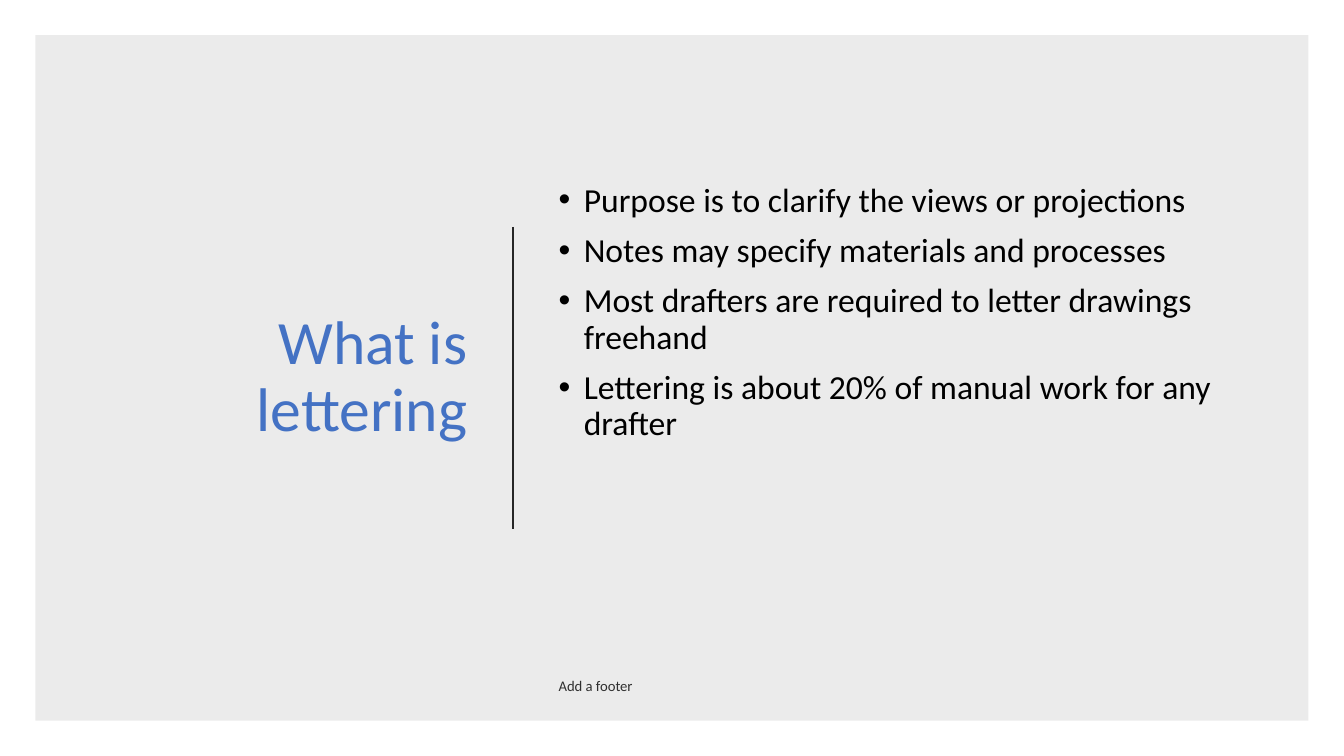
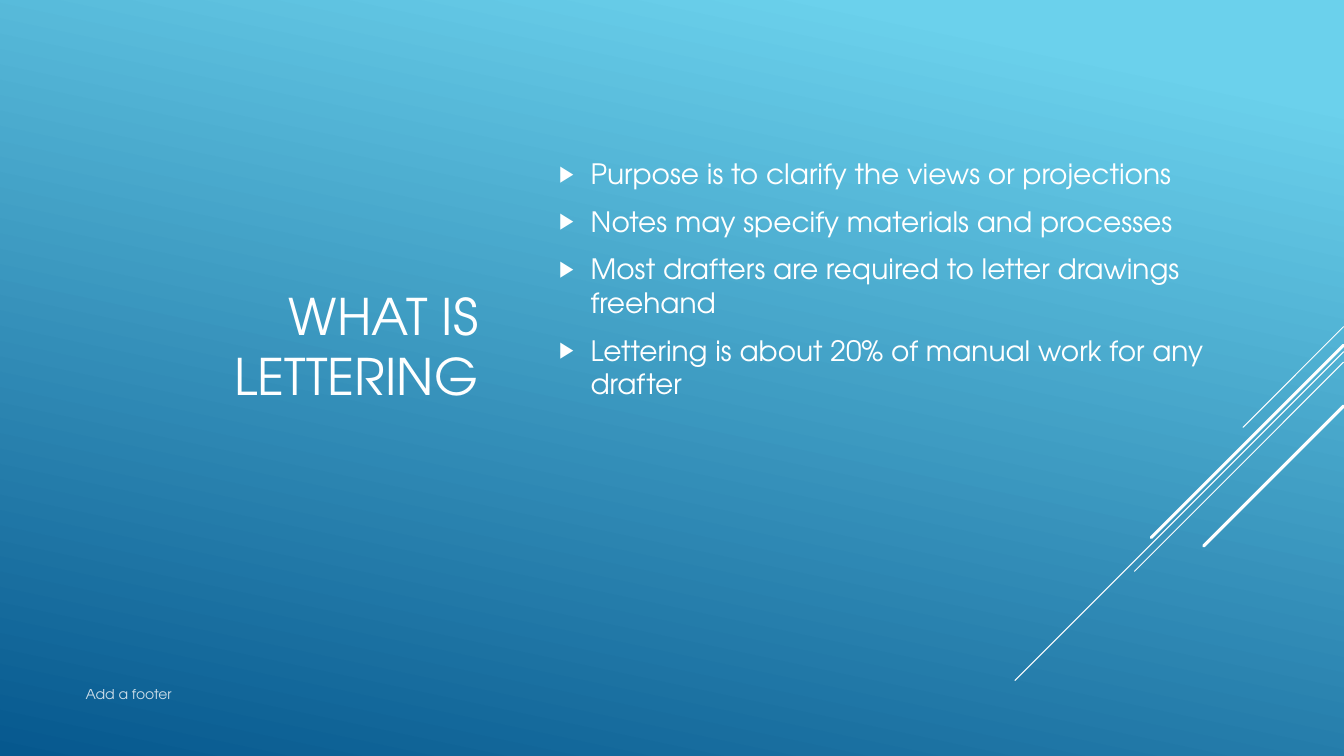
Before and after one commit to nickvertucci/Technology-Education-Curriculum, a slide deck: slide 4 of High School/Design and Drawing for Production/Unit 3 - Introduction to Lettering/Section 1 - What is Lettering/Assets/Unit 3 - Section 1 - What is Lettering.pptx. Drawn at 1344x756 pixels with LibreOffice and Linux fonts; fonts in the diff are those of the drawing. Boxes give left, top, right and bottom in pixels: in the first picture for what was removed or moved away, otherwise in the second. Text is boxed around its words. In the diff, an @@ line names an element or a change of style, - is before the commit and + after.

```diff
--- a/High School/Design and Drawing for Production/Unit 3 - Introduction to Lettering/Section 1 - What is Lettering/Assets/Unit 3 - Section 1 - What is Lettering.pptx
+++ b/High School/Design and Drawing for Production/Unit 3 - Introduction to Lettering/Section 1 - What is Lettering/Assets/Unit 3 - Section 1 - What is Lettering.pptx
@@ background #FFFFFF to gradient #6ED2EB to #06588E @@
@@ rectangle removed at box(35, 35, 1309, 721) @@
@@ text "Purpose is to clarify the ...": place and size @@
-text "Purpose is to clarify the ..." at box(584, 188, 1210, 436)
+text "Purpose is to clarify the ..." at box(591, 163, 1203, 395)
@@ text "Purpose is to clarify the ..." at box(591, 163, 1203, 395): size 24 to 20 pt, font Calibri to TeX Gyre Adventor, text colour #000000 to #FFFFFF; bullet • to ▶; line spacing 0.9 to 1 @@
@@ line removed from (513, 227) to (513, 529) @@
@@ title at box(234, 297, 478, 396): text changed; size 44 to 36 pt; font Calibri to TeX Gyre Adventor; text colour #4472C4 to #FFFFFF @@
-What is lettering
+WHAT IS LETTERING
@@ group added at box(1015, 327, 1344, 681): 5 lines @@
@@ text "Add a footer": place and size @@
-text "Add a footer" at box(559, 681, 633, 691)
+text "Add a footer" at box(86, 689, 172, 699)
@@ text "Add a footer" at box(86, 689, 172, 699): size 10.5 to 10 pt, font Calibri to TeX Gyre Adventor, text colour #000000 at 80% opacity to #FFFFFF at 80% opacity; vertical alignment middle to top @@
```
Also in this commit, not shown: 22 other slides changed, 3 slides added.
